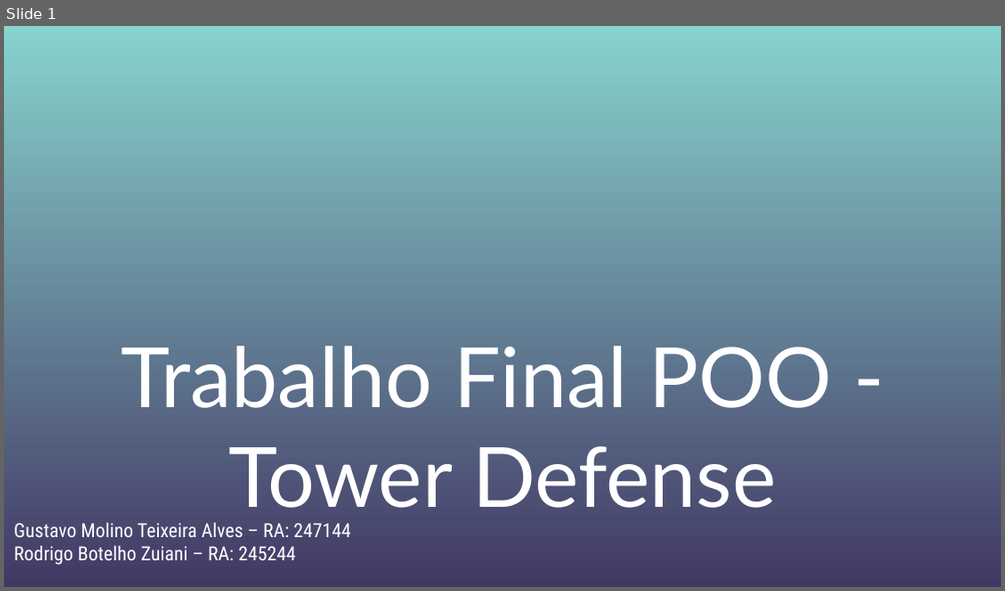
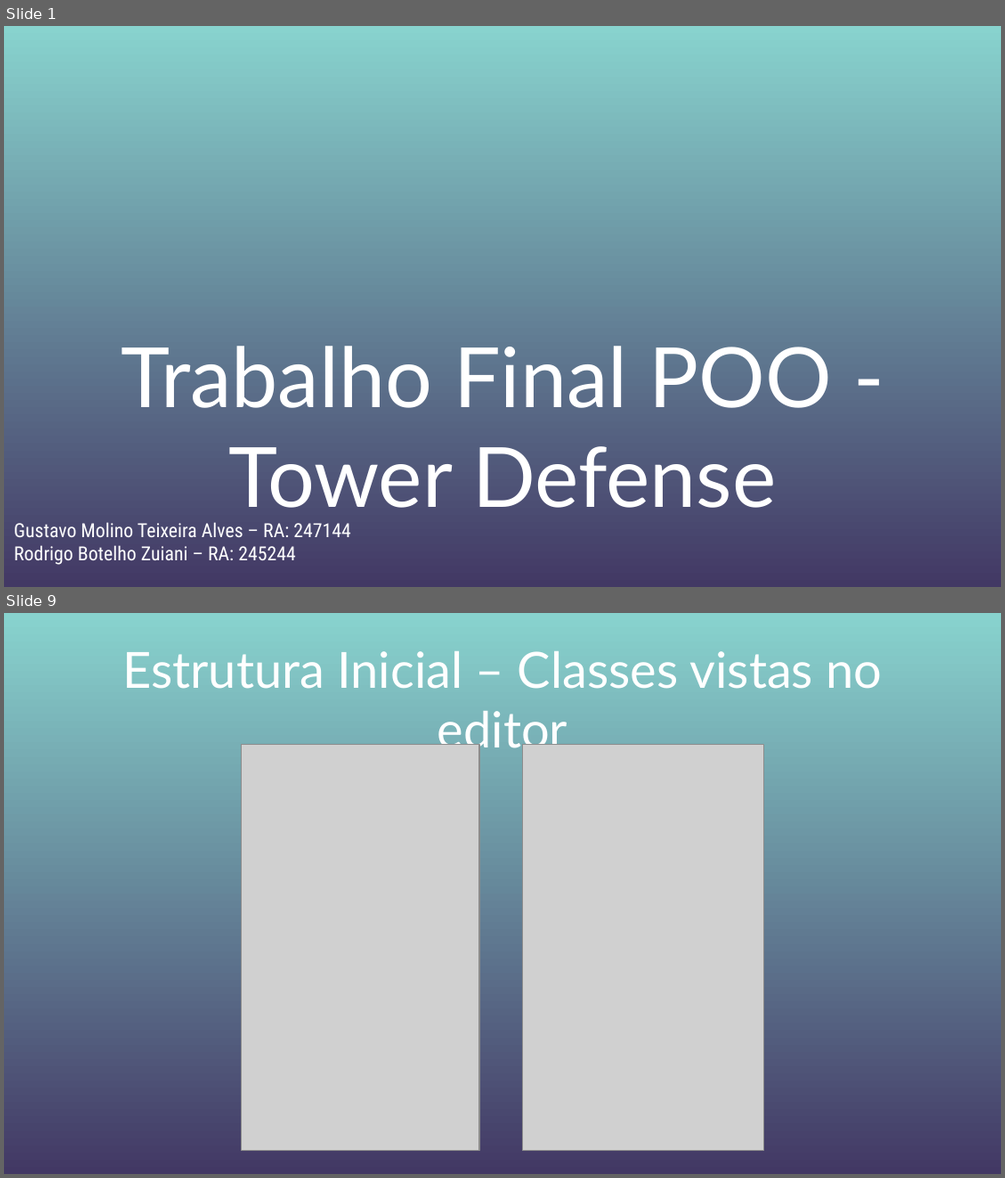
Before and after one commit to Grupo-Gustavo-Rodrigo-lab05/TrabPOO, a slide deck: assets/ApresentaçãoFinal.pptx. Shown one above the other, each under a label of ours: slide 1 before the commit, slides 1 and 9 after it; the slides between them are not shown. The pictures are 1005x591 and 1005x1178 pixels, drawn with LibreOffice and Linux fonts; fonts in the diff are those of the drawing; grey boxes stand for pictures; background and template pictures are left out. Boxes give left, top, right and bottom in pixels: in the first picture for what was removed or moved away, otherwise in the second. Text is boxed around its words. In the diff, an @@ line names an element or a change of style, - is before the commit and + after.

```diff
--- a/assets/ApresentaçãoFinal.pptx
+++ b/assets/ApresentaçãoFinal.pptx
@@ slide 9 added at (4,613,1001,1174), background gradient #88D3CE to #423864 @@
@@ title added at (122,651,882,756), 36 pt, text #FFFFFF @@
+Estrutura Inicial – Classes vistas no editor
@@ picture added at (242,745,479,1151) @@
@@ picture added at (522,745,763,1151) @@
```
Also in this commit, not shown: 10 slides changed, 1 slide removed.
